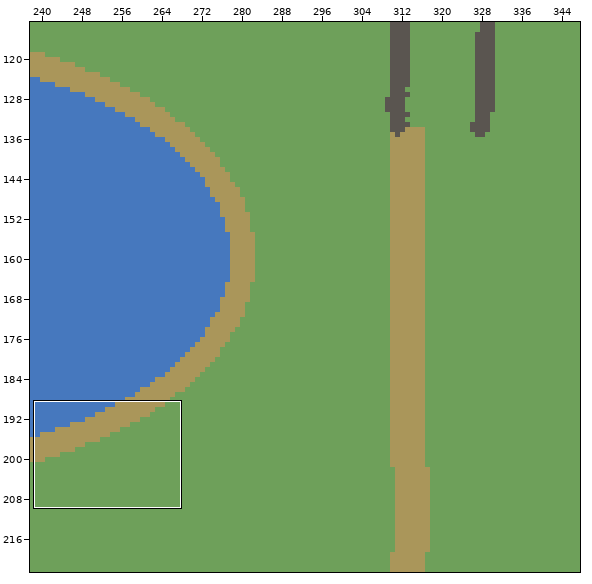
Tiled map (JSON): packages/content/maps-src/big-country.tmj. The picture above shows the old version from afar; the outline marks the close-up.
Close-up. As it was:
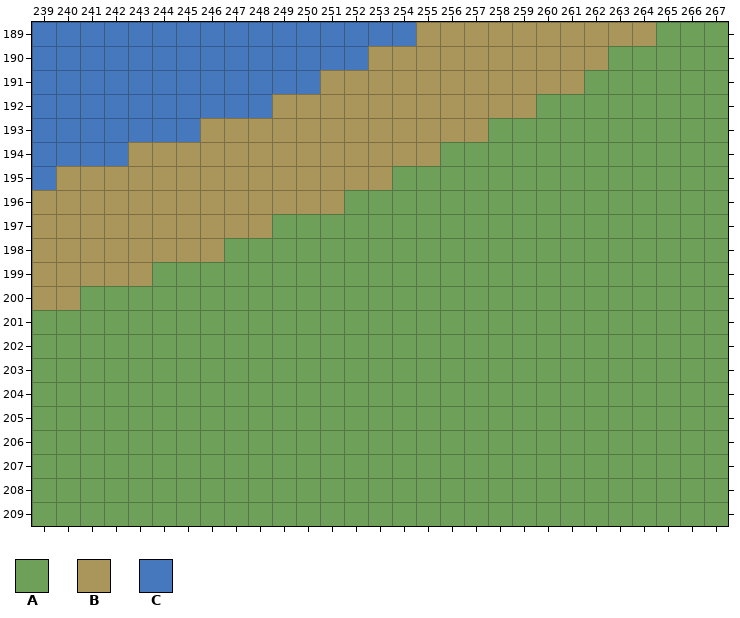
Cells are 32x32 px. Shown: x 239..267, y 189..209. The commit also changed other parts of the map, which this record leaves out.
Key: from "zones": A 0, B 1, C 3.
_ is an empty cell.
Layer "terrain" before, first column x 239:
189 CCCCCCCCCCCCCCCCBBBBBBBBBBAAA
190 CCCCCCCCCCCCCCBBBBBBBBBBAAAAA
191 CCCCCCCCCCCCBBBBBBBBBBBAAAAAA
192 CCCCCCCCCCBBBBBBBBBBBAAAAAAAA
193 CCCCCCCBBBBBBBBBBBBAAAAAAAAAA
194 CCCCBBBBBBBBBBBBBAAAAAAAAAAAA
195 CBBBBBBBBBBBBBBAAAAAAAAAAAAAA
196 BBBBBBBBBBBBBAAAAAAAAAAAAAAAA
197 BBBBBBBBBBAAAAAAAAAAAAAAAAAAA
198 BBBBBBBBAAAAAAAAAAAAAAAAAAAAA
199 BBBBBAAAAAAAAAAAAAAAAAAAAAAAA
200 BBAAAAAAAAAAAAAAAAAAAAAAAAAAA
201 AAAAAAAAAAAAAAAAAAAAAAAAAAAAA
202 AAAAAAAAAAAAAAAAAAAAAAAAAAAAA
203 AAAAAAAAAAAAAAAAAAAAAAAAAAAAA
204 AAAAAAAAAAAAAAAAAAAAAAAAAAAAA
205 AAAAAAAAAAAAAAAAAAAAAAAAAAAAA
206 AAAAAAAAAAAAAAAAAAAAAAAAAAAAA
207 AAAAAAAAAAAAAAAAAAAAAAAAAAAAA
208 AAAAAAAAAAAAAAAAAAAAAAAAAAAAA
209 AAAAAAAAAAAAAAAAAAAAAAAAAAAAA
Once edited:
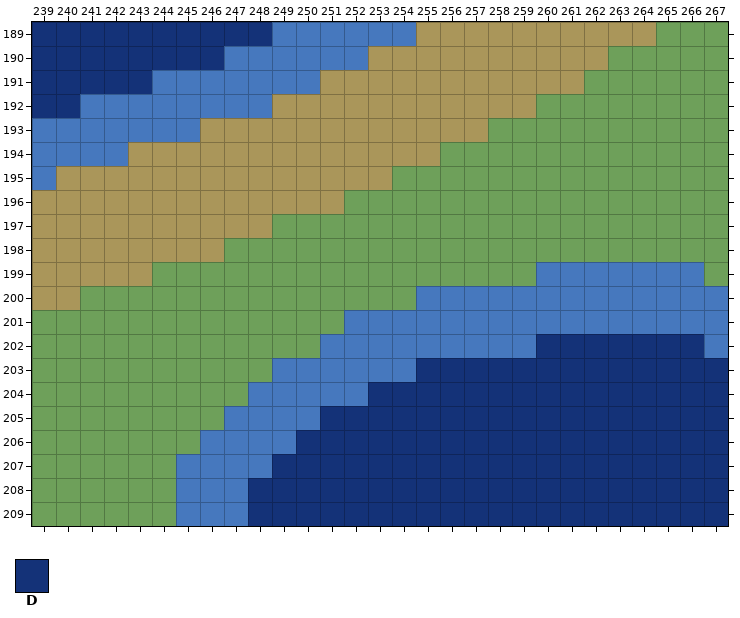
Further tiles: from "zones": D 4.
The exact change:
Changed rows in their new state; . is an unchanged cell.
Layer "terrain":
first column x 239:
189 DDDDDDDDDD
190 DDDDDDDD..
191 DDDDD.....
192 DD........
first column x 245:
199 ...............CCCCCCC.
200 ..........CCCCCCCCCCCCC
201 .......CCCCCCCCCCCCCCCC
202 ......CCCCCCCCCDDDDDDDC
203 ....CCCCCCDDDDDDDDDDDDD
204 ...CCCCCDDDDDDDDDDDDDDD
205 ..CCCCDDDDDDDDDDDDDDDDD
206 .CCCCDDDDDDDDDDDDDDDDDD
207 CCCCDDDDDDDDDDDDDDDDDDD
208 CCCDDDDDDDDDDDDDDDDDDDD
209 CCCDDDDDDDDDDDDDDDDDDDD
